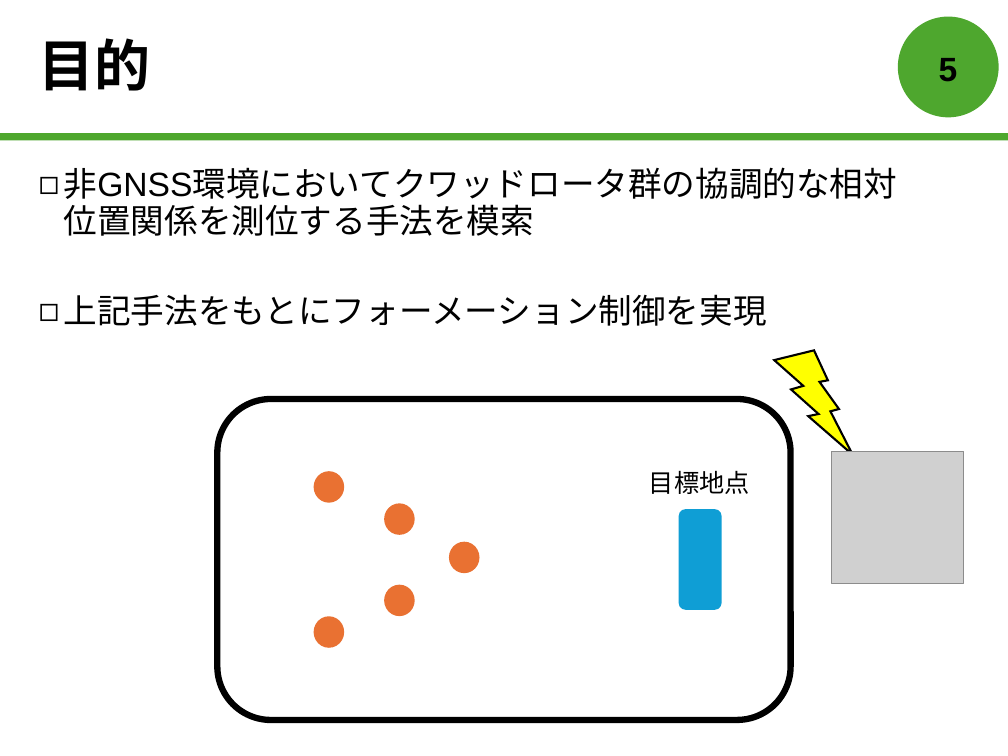
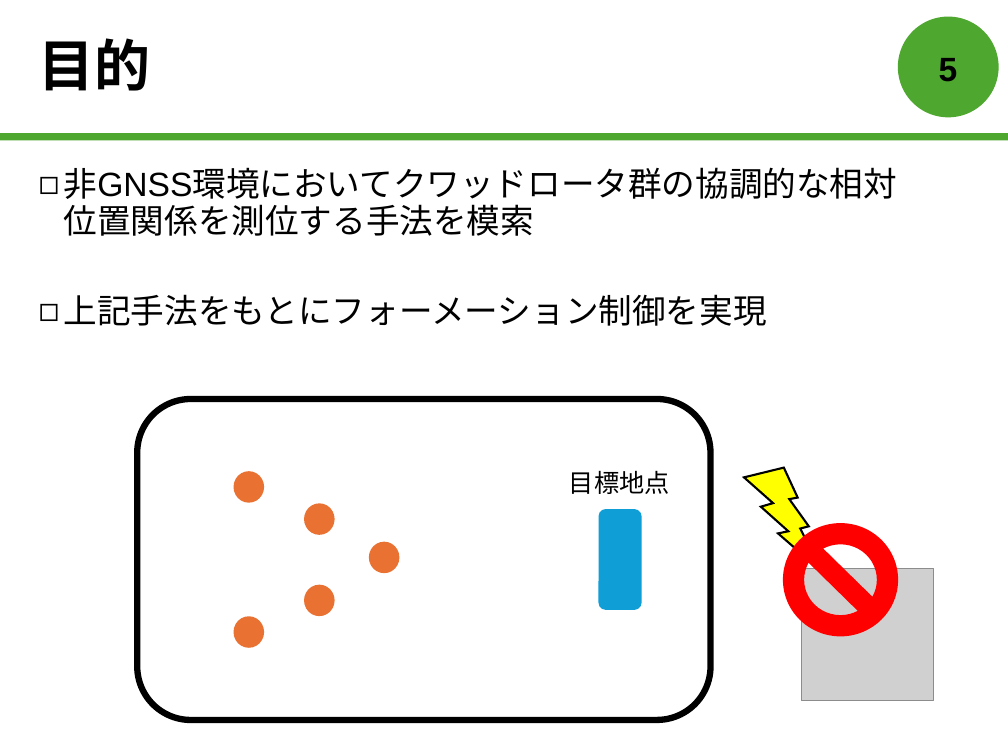
Before and after one commit to forest-book/MatlabLOSFormation, a slide deck: slide 6 of 森本皓斗.pptx. Drawn at 1008x756 pixels with LibreOffice and Linux fonts; fonts in the diff are those of the drawing; grey boxes stand for pictures. Boxes give left, top, right and bottom in pixels: in the first picture for what was removed or moved away, otherwise in the second. Text is boxed around its words. In the diff, an @@ line names an element or a change of style, - is before the commit and + after.

```diff
--- a/森本皓斗.pptx
+++ b/森本皓斗.pptx
@@ lightning bolt: place and size @@
-lightning bolt at [759, 344, 870, 455]
+lightning bolt at [730, 461, 841, 572]
@@ no-entry sign added at [783, 523, 898, 636], fill #FF0000 @@
@@ picture: place and size @@
-picture at [832, 451, 964, 583]
+picture at [801, 569, 933, 701]
@@ 5 ellipses, 2 rounded rectangles, 1 text: place and size @@
-5 ellipses, 2 rounded rectangles, 1 text at [218, 399, 791, 720]
+5 ellipses, 2 rounded rectangles, 1 text at [137, 399, 711, 720]
```
Also in this commit, not shown: 4 other slides changed.
